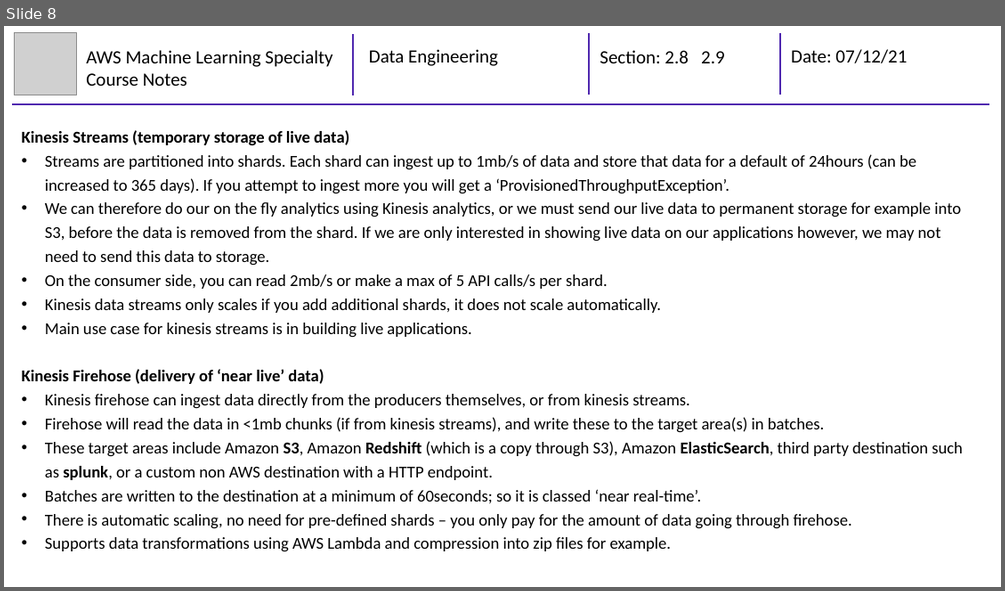
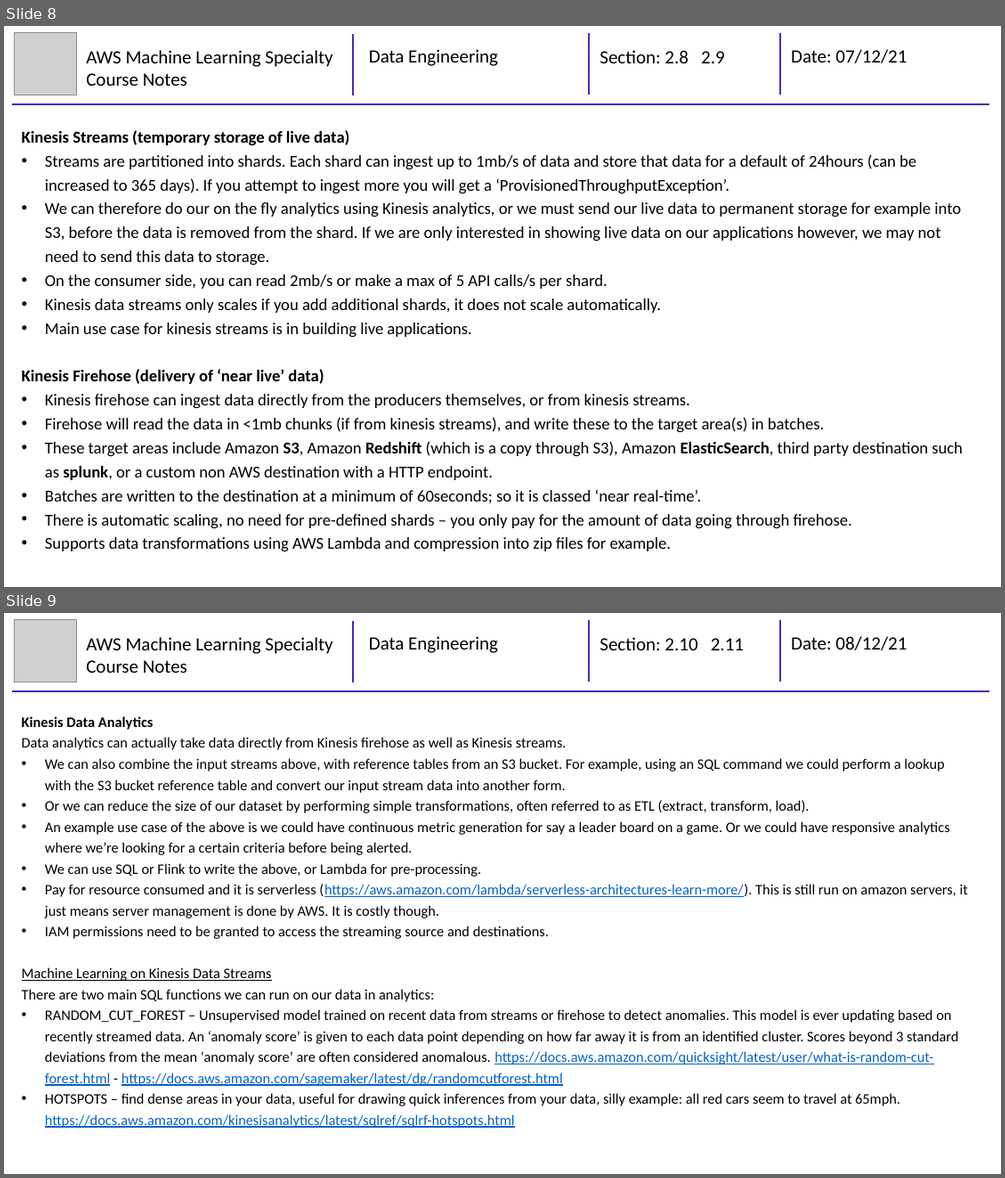
Before and after one commit to mhaythornthwaite/Testing_ML_Algorithms, a slide deck: AWS Machine Learning Specialty/Course Notes/2_MJH_Data_Engineering_Course_Notes.pptx. Shown one above the other, each under a label of ours: slide 8 before the commit, slides 8 and 9 after it. The pictures are 1005x591 and 1005x1178 pixels, drawn with LibreOffice and Linux fonts; fonts in the diff are those of the drawing; grey boxes stand for pictures. Boxes give left, top, right and bottom in pixels: in the first picture for what was removed or moved away, otherwise in the second. Text is boxed around its words. In the diff, an @@ line names an element or a change of style, - is before the commit and + after.

```diff
--- a/AWS Machine Learning Specialty/Course Notes/2_MJH_Data_Engineering_Course_Notes.pptx
+++ b/AWS Machine Learning Specialty/Course Notes/2_MJH_Data_Engineering_Course_Notes.pptx
@@ slide 9 added at box(4, 613, 1001, 1174), background #FFFFFF @@
@@ group added at box(12, 620, 989, 691): 4 lines, 4 texts, 1 picture @@
+AWS Machine Learning Specialty Course Notes
+Data Engineering
+Section: 2.10 2.11
+Date: 08/12/21
@@ text added at box(22, 716, 968, 1127), 14 pt, text #000000 @@
+Kinesis Data Analytics
+Data analytics can actually take data directly from Kinesis firehose as well as Kinesis streams.
+• We can also combine the input streams above, with reference tables from an S3 bucket. For example, using an SQL command we could perform a lookup with the S3 bucket reference table and convert our input stream data into another form.
+• Or we can reduce the size of our dataset by performing simple transformations, often referred to as ETL (extract, transform, load).
+• An example use case of the above is we could have continuous metric generation for say a leader board on a game. Or we could have responsive analytics where we’re looking for a certain criteria before being alerted.
+• We can use SQL or Flink to write the above, or Lambda for pre-processing.
+• Pay for resource consumed and it is serverless (https://aws.amazon.com/lambda/serverless-architectures-learn-more/). This is still run on amazon servers, it just means server management is done by AWS. It is costly though.
+• IAM permissions need to be granted to access the streaming source and destinations.
+Machine Learning on Kinesis Data Streams
+There are two main SQL functions we can run on our data in analytics:
+• RANDOM_CUT_FOREST – Unsupervised model trained on recent data from streams or firehose to detect anomalies. This model is ever updating based on recently streamed data. An ‘anomaly score’ is given to each data point depending on how far away it is from an identified cluster. Scores beyond 3 standard deviations from the mean ‘anomaly score’ are often considered anomalous. https://docs.aws.amazon.com/quicksight/latest/user/what-is-random-cut-forest.html - https://docs.aws.amazon.com/sagemaker/latest/dg/randomcutforest.html
+• HOTSPOTS – find dense areas in your data, useful for drawing quick inferences from your data, silly example: all red cars seem to travel at 65mph. https://docs.aws.amazon.com/kinesisanalytics/latest/sqlref/sqlrf-hotspots.html
```
Also in this commit, not shown: 1 slide changed, 3 other files.
